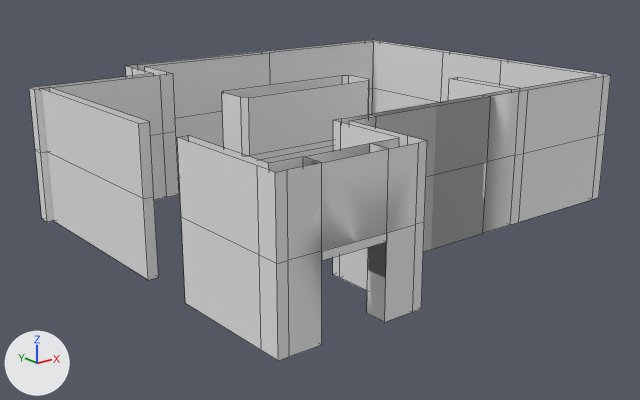
What one commit did to the FBX model Assets/Models/firstFloorWalls.fbx.
The view is the same before and after, from a camera (50 mm lens) standing at (-38.3, -44.0, 27.5) and looking at (15.0, 22.6, 0.9). Lighting does not change. The marker at lower left points along +X, +Y and +Z. Mesh edges are drawn as thin lines. Where no turn or scale is listed for an object, it has been applied to the vertices.

Names of what the first picture shows: 'FirstFloor'.
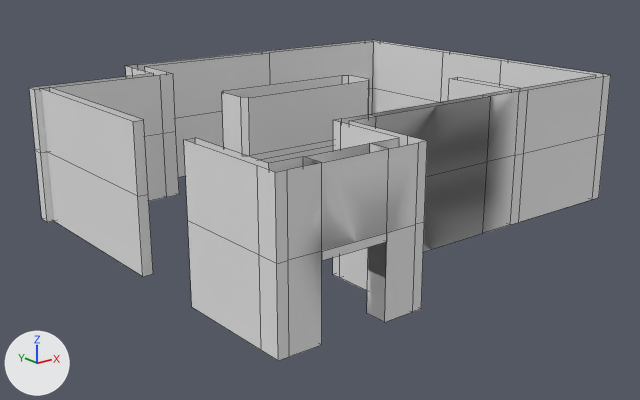
Pixel boxes [x1, y1, x2, y2] of what changed, in the pictures (640 x 400 px; the box of a moved part takes in the faces that stretch with it):
part 1 of me_cube_017, moved or reshaped
    both: [40, 87, 269, 350]

Edits to the bpy script that builds the scene:
```text
Change me_cube_017:
    where me_cube_017.from_pydata(...)  # 204 vertices, 172 faces; spans x -1.7..48.0, y -1.0..44.5, z -1.7..11.5
    used by ob_firstfloor; location = (-5.77, 0.94, 0.96)
    verts and faces of me_cube_017; kept vertices keep their numbers, new ones are numbered from 204
    before: 20 (-1.0, 11.2, -1.7) at pixel (185, 303), 21 (-1.0, 11.2, 5.3) at pixel (181, 217), 22 (-0.1, 11.2, -1.7), 23 (-0.1, 11.2, 5.3), 92 (-1.0, 17.2, -1.7) at pixel (148, 280)
    before: 93 (-1.0, 17.2, 5.3) at pixel (143, 198), 94 (-0.1, 17.2, -1.7) at pixel (158, 277), 95 (-0.1, 17.2, 5.3) at pixel (153, 196), 130 (-1.0, 11.2, 11.5) at pixel (177, 137), 131 (-0.1, 11.2, 11.5) at pixel (188, 135)
    before: 166 (-1.0, 17.2, 11.5) at pixel (138, 123), 167 (-0.1, 17.2, 11.5) at pixel (149, 121)
    me_cube_017 part 1
    add for i in [*range(20, 24), 130, 131]: verts[i] += (0.0, -0.9, 0.0)
    add for i in [*range(92, 96), 166, 167]: verts[i] += (0.0, 1.0, 0.0)
```
